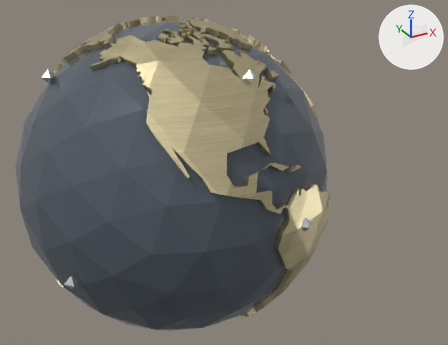
Renders of the glTF model habit-tracker/assets/atlas_globe_v6.glb from each side of a commit.
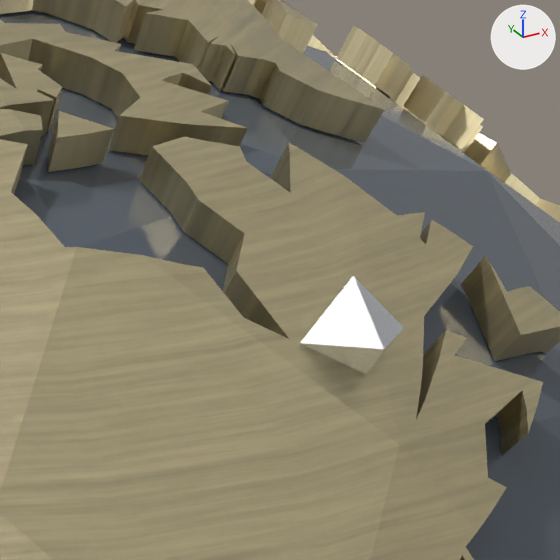
The first picture shows the older version from a 50 mm lens placed at (-1.52, -3.44, 1.66), pointed at (0.35, -0.02, -0.04). The close-ups show the older and then the newer version on the part from 45% to 62% of the width and 9% to 31% of the height of that picture. Only the edits that show in the close-ups are written down. Arrows for +X, +Y and +Z are at upper right; the lights stay in place. Where no turn or scale is listed for an object, it has been applied to the vertices.

In view in the first close-up: 'LowPolyEarthGlobe', 'PinEurope'.
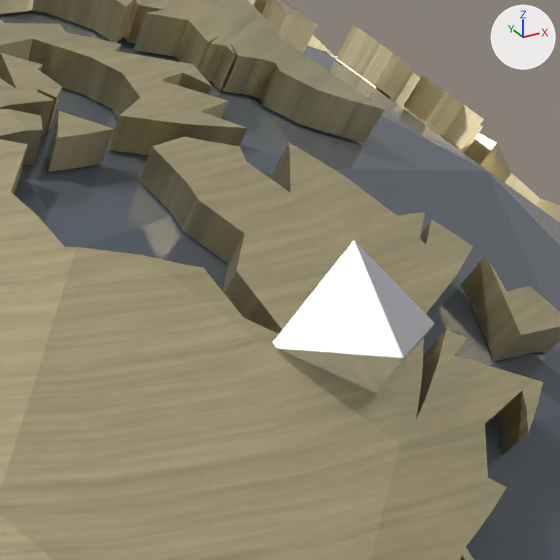
Boxes [x1, y1, x2, y2] around the edits, measured in the close-ups (560 x 560 px):
'PinEurope', rescaled (55% wider, 56% taller): before [300, 276, 404, 374]; after [273, 240, 435, 393]

Edits to the bpy script that builds the scene:
```text
Change ob_pineurope:
    ob_pineurope.scale: (1.0, 1.0, 1.0) -> (1.6, 1.6, 1.6)
```
